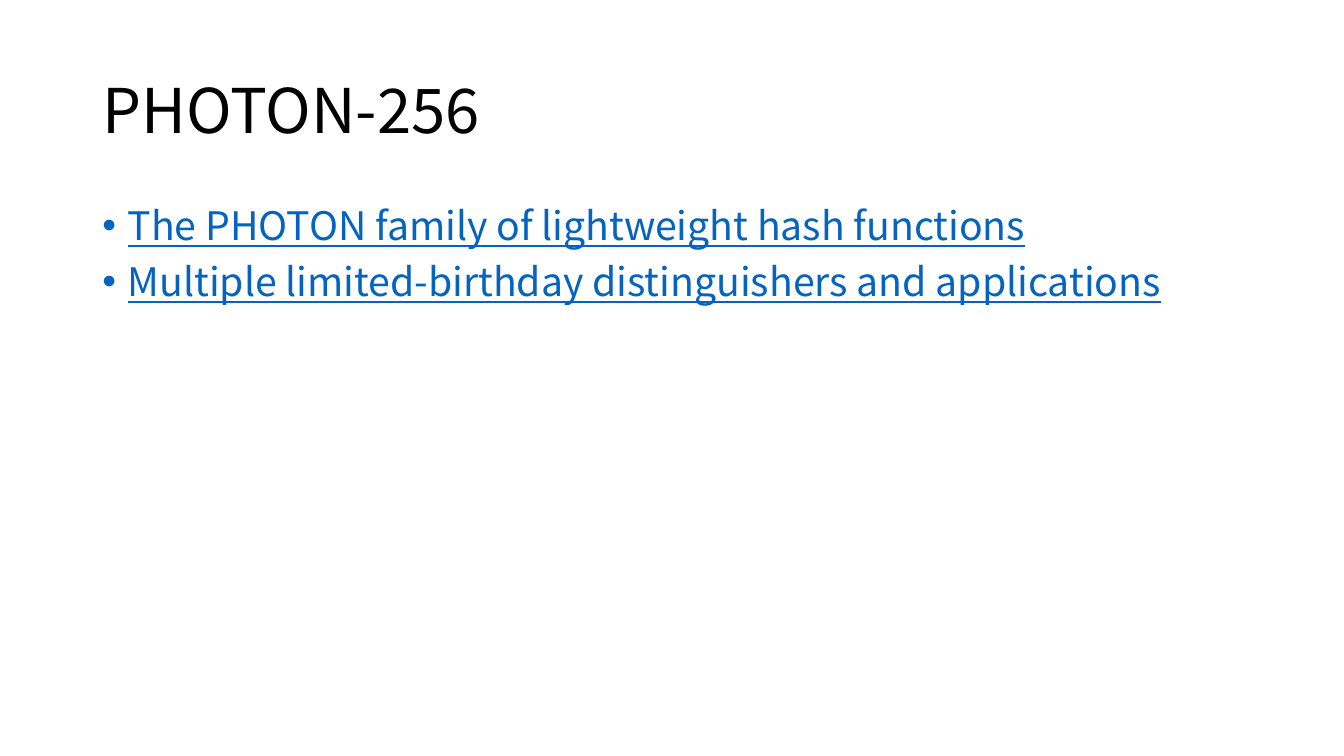
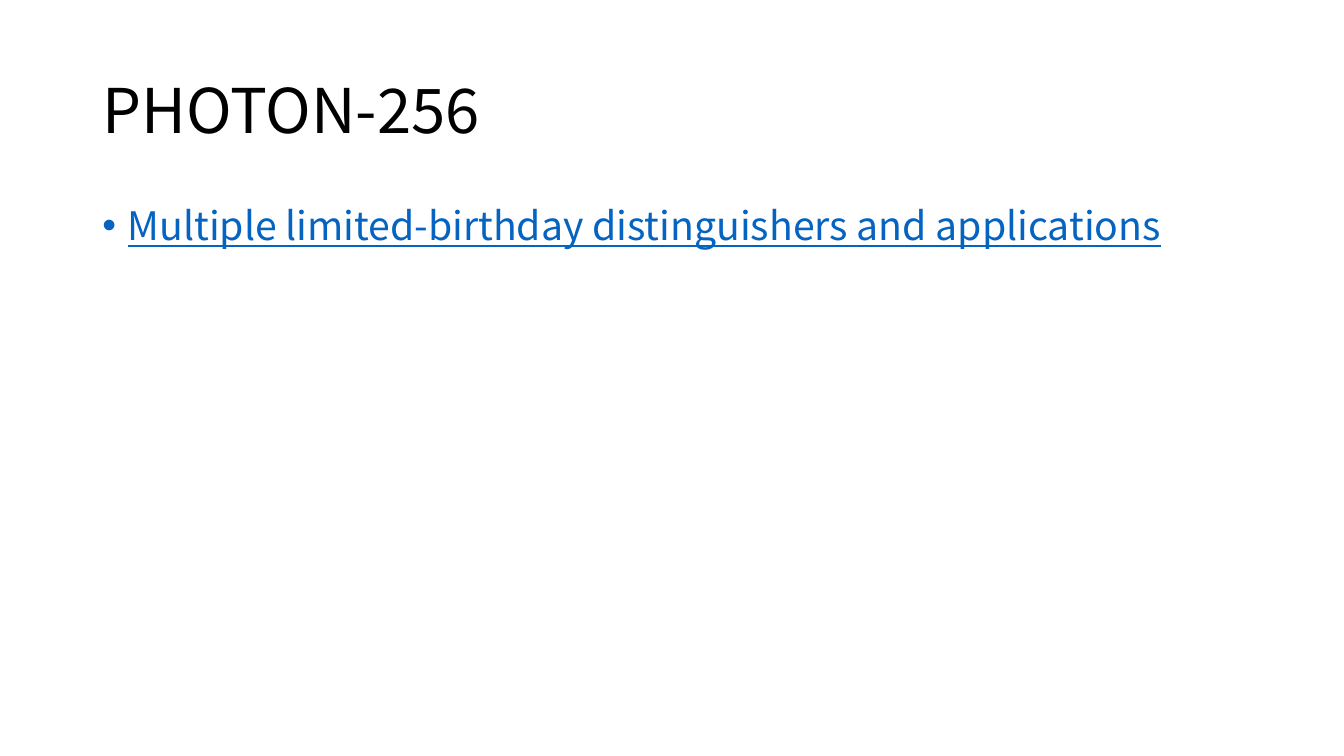
Before and after one commit to dtykira/LWC_finalists, a slide deck: slide 47 of round3.pptx (slide 9 before the commit). Drawn at 1344x756 pixels with LibreOffice and Linux fonts; fonts in the diff are those of the drawing. Boxes give left, top, right and bottom in pixels: in the first picture for what was removed or moved away, otherwise in the second. Text is boxed around its words. In the diff, an @@ line names an element or a change of style, - is before the commit and + after.

```diff
--- a/round3.pptx
+++ b/round3.pptx
@@ text at box(128, 208, 1025, 250): paragraph removed @@
-• The PHOTON family of lightweight hash functions
```
Also in this commit, not shown: 3 other slides changed, 7 slides added, 3 other files.
